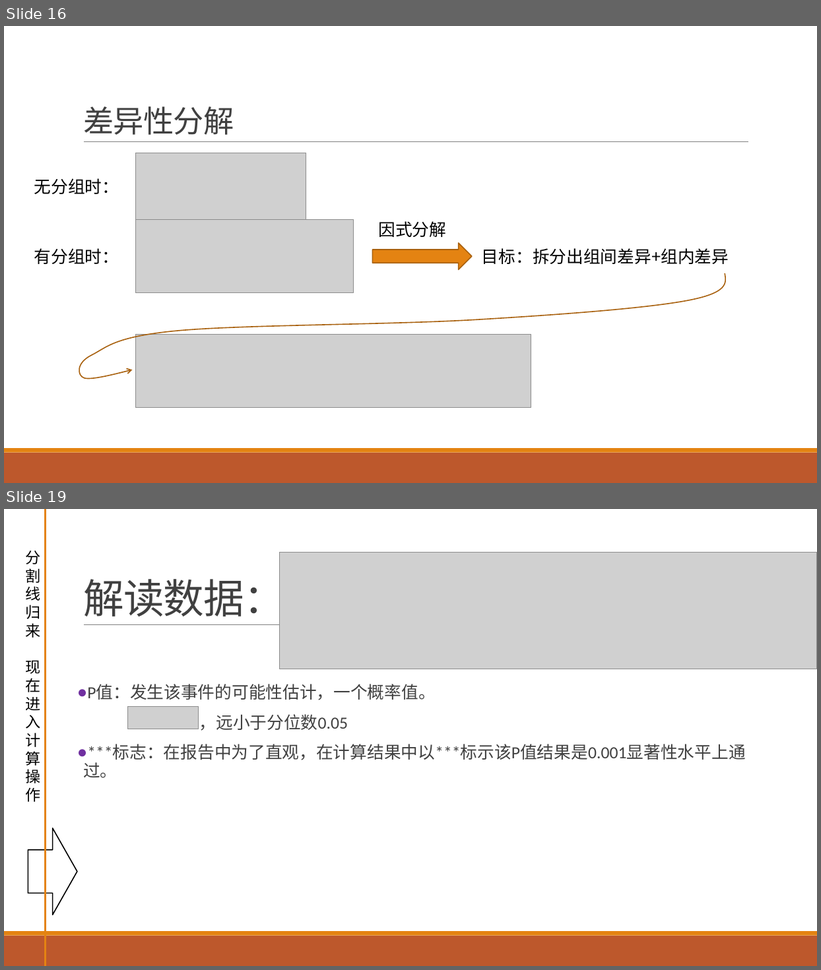
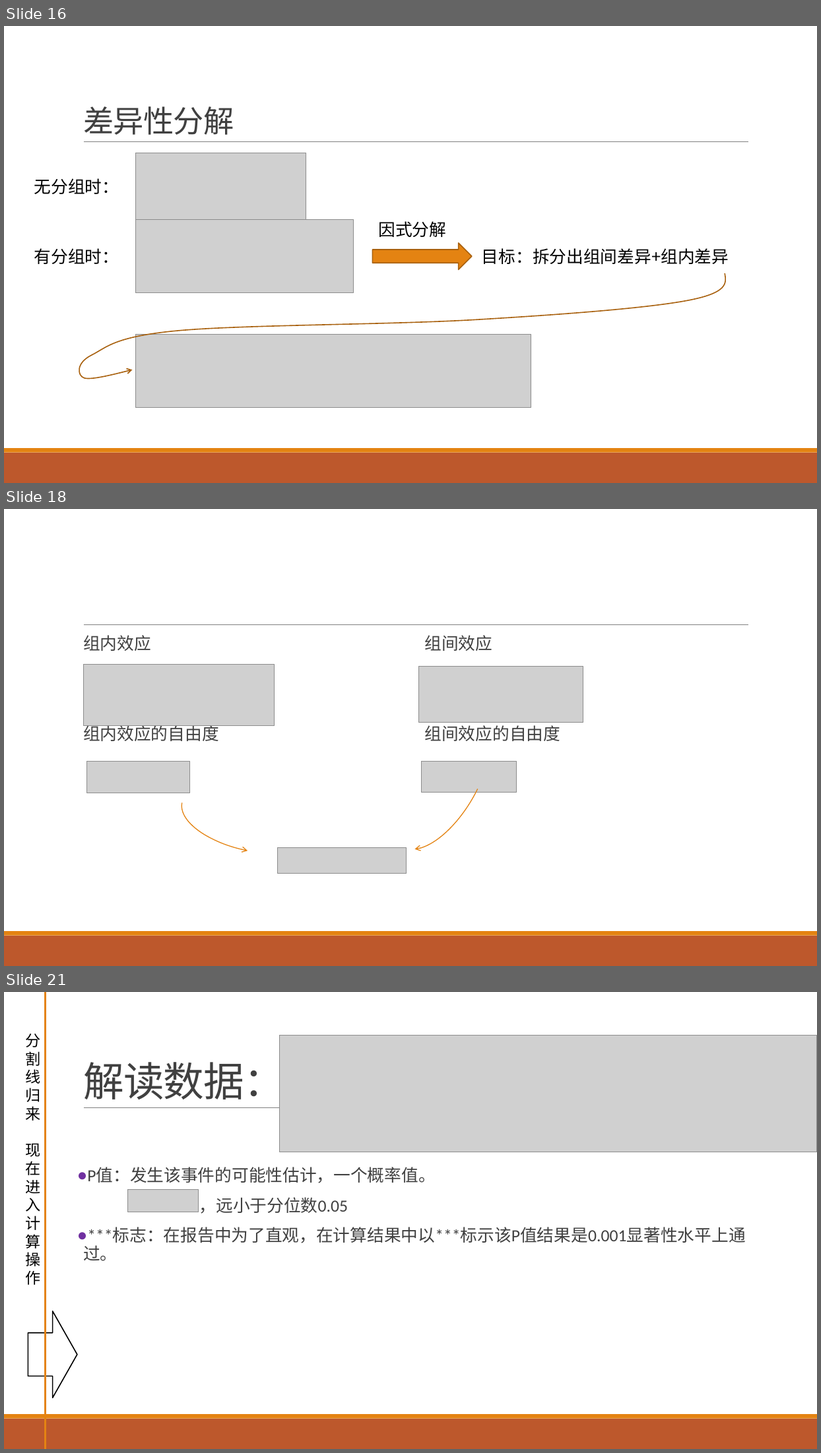
Before and after one commit to exoplanetX/DataAnalytics, a slide deck: 数据分析-4-非参数分析.pptx. Shown one above the other, each under a label of ours: slides 16 and 19 before the commit, slides 16, 18 and 21 after it; the slides between them are not shown. The pictures are 821x970 and 821x1453 pixels, drawn with LibreOffice and Linux fonts; fonts in the diff are those of the drawing; grey boxes stand for pictures. Boxes give left, top, right and bottom in pixels: in the first picture for what was removed or moved away, otherwise in the second. Text is boxed around its words. In the diff, an @@ line names an element or a change of style, - is before the commit and + after.

```diff
--- a/数据分析-4-非参数分析.pptx
+++ b/数据分析-4-非参数分析.pptx
@@ slide 18 added at box(4, 509, 817, 966), background #FFFFFF; not listed: 3 template elements that a slide beside it also shows @@
@@ text added at box(83, 635, 219, 741), 20 pt, text #404040 @@
+  组内效应
+  组内效应的自由度
@@ text added at box(425, 635, 561, 741), 20 pt, text #404040 @@
+  组间效应
+  组间效应的自由度
@@ picture added at box(84, 665, 275, 726) @@
@@ picture added at box(418, 667, 583, 722) @@
@@ arc (boxed as its full ellipse) added at box(375, 703, 509, 865), outline #E48312 1 pt @@
@@ picture added at box(87, 761, 190, 793) @@
@@ picture added at box(421, 761, 517, 792) @@
@@ arc (boxed as its full ellipse) added at box(176, 770, 334, 866), outline #E48312 1 pt @@
@@ picture added at box(278, 848, 407, 875) @@
@@ what was slide 19 is now slide 21 @@
```
Also in this commit, not shown: 2 slides changed, 1 other slide added.
